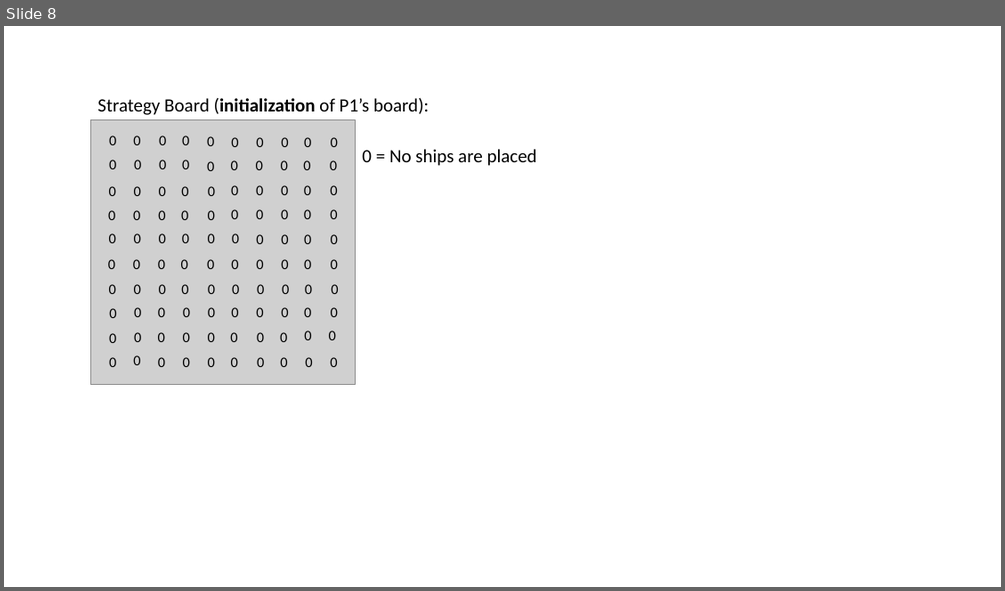
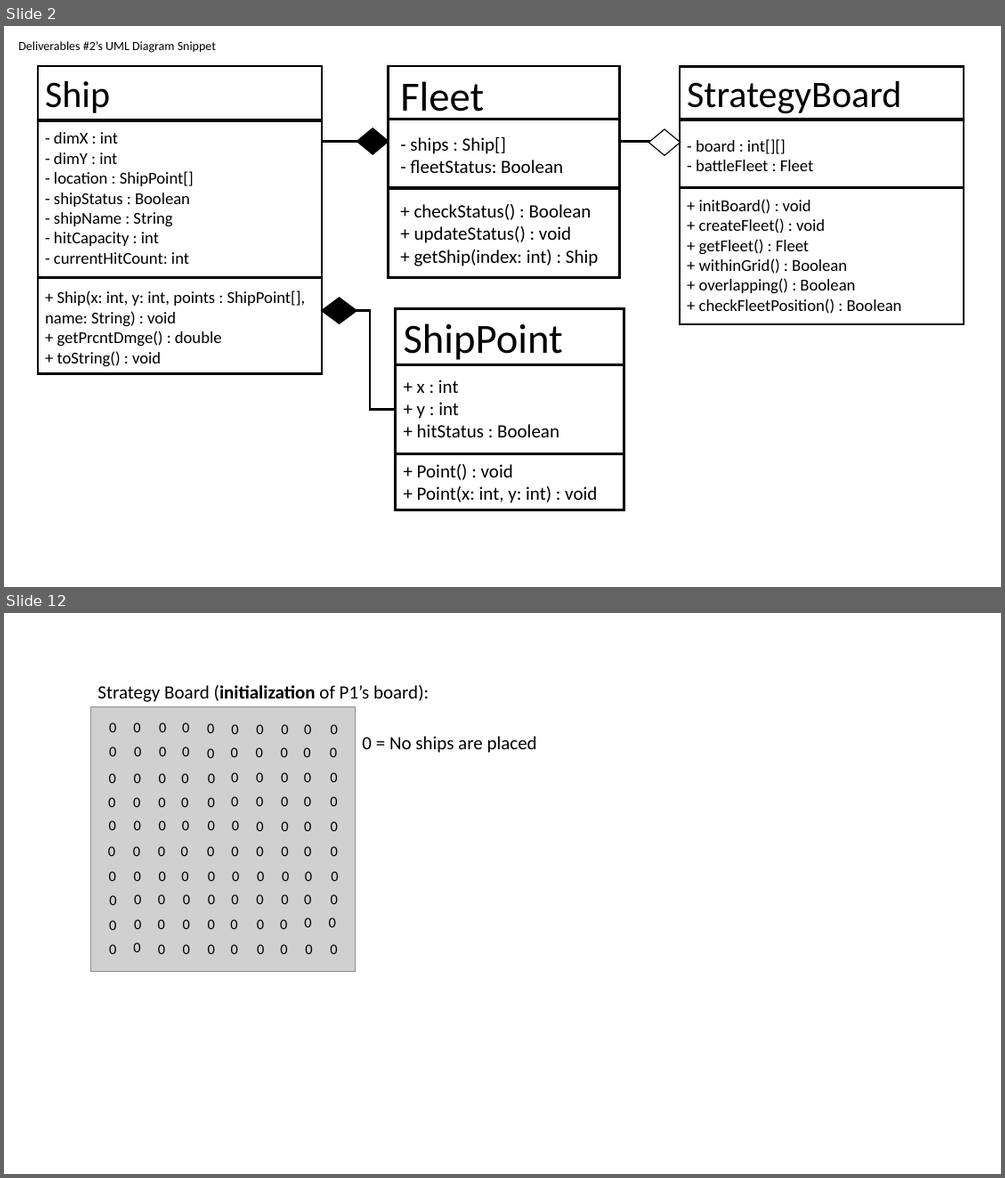
Before and after one commit to RedPanda8765/BattleshipFinal, a slide deck: personal notes (remove after build complete)/UML_Class Diagram.pptx. Shown one above the other, each under a label of ours: slide 8 before the commit, slides 2 and 12 after it; the slides between them are not shown. The pictures are 1005x591 and 1005x1178 pixels, drawn with LibreOffice and Linux fonts; fonts in the diff are those of the drawing; grey boxes stand for pictures. Boxes give left, top, right and bottom in pixels: in the first picture for what was removed or moved away, otherwise in the second. Text is boxed around its words. In the diff, an @@ line names an element or a change of style, - is before the commit and + after.

```diff
--- a/personal notes (remove after build complete)/UML_Class Diagram.pptx
+++ b/personal notes (remove after build complete)/UML_Class Diagram.pptx
@@ slide 2 added at box(4, 26, 1001, 587), background #FFFFFF @@
@@ text added at box(18, 41, 216, 53), 12 pt, text #000000 @@
+Deliverables #2’s UML Diagram Snippet
@@ rectangle added at box(388, 66, 619, 278), fill #FFFFFF, outline #000000 2.25 pt @@
@@ text added at box(400, 81, 598, 266), 18 pt, text #000000 @@
+Fleet
+- ships : Ship[]
+- fleetStatus: Boolean
++ checkStatus() : Boolean
++ updateStatus() : void
++ getShip(index: int) : Ship
@@ diamond added at box(357, 128, 388, 155), fill #000000, outline #000000 1 pt @@
@@ line added from (388, 119) to (619, 119), #000000 3 pt @@
@@ diamond added at box(648, 129, 680, 155), fill #FFFFFF, outline #000000 1 pt @@
@@ line added from (322, 141) to (364, 141), #000000 3 pt @@
@@ line added from (619, 141) to (680, 141), #000000 3 pt @@
@@ line added from (388, 187) to (619, 187), #000000 3 pt @@
@@ group added at box(680, 66, 964, 323): 2 lines, 1 rectangle, 1 text @@
+StrategyBoard
+- board : int[][]
+- battleFleet : Fleet
++ initBoard() : void
++ createFleet() : void
++ getFleet() : Fleet
++ withinGrid() : Boolean
++ overlapping() : Boolean
++ checkFleetPosition() : Boolean
@@ group added at box(38, 66, 322, 374): 2 lines, 1 rectangle, 1 text @@
+Ship
+- dimX : int
+- dimY : int
+- location : ShipPoint[]
+- shipStatus : Boolean
+- shipName : String
+- hitCapacity : int
+- currentHitCount: int
++ Ship(x: int, y: int, points : ShipPoint[], name: String) : void
++ getPrcntDmge() : double
++ toString() : void
@@ elbow line added from (322, 311) to (395, 409), #000000 2.25 pt @@
@@ diamond added at box(322, 297, 357, 323), fill #000000, outline #000000 1 pt @@
@@ rectangle added at box(395, 309, 624, 510), fill #FFFFFF, outline #000000 2.25 pt @@
@@ text added at box(404, 323, 597, 503), 18 pt, text #000000 @@
+ShipPoint
++ x : int
++ y : int
++ hitStatus : Boolean
++ Point() : void
++ Point(x: int, y: int) : void
@@ line added from (395, 365) to (624, 365), #000000 3 pt @@
@@ line added from (395, 454) to (624, 454), #000000 3 pt @@
@@ what was slide 8 is now slide 12 @@
```
Also in this commit, not shown: 7 slides changed, 11 other slides added, 2 slides removed, 10 other files.
